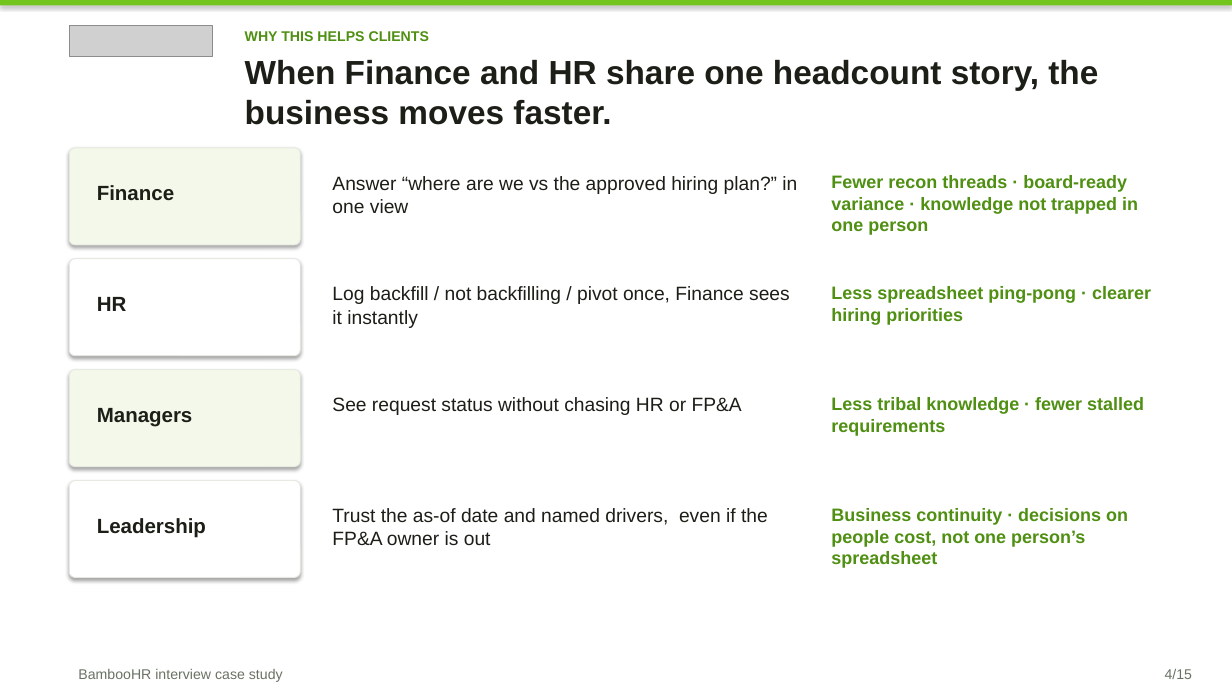
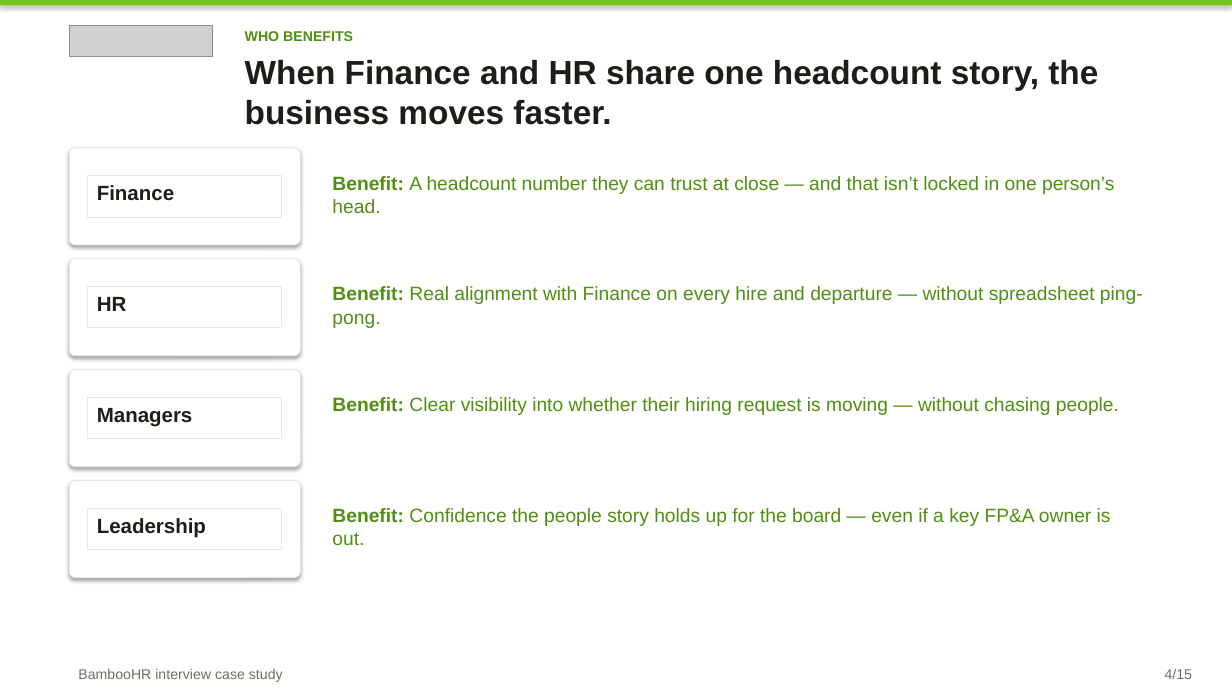
Before and after one commit to Brigdawg/Headcount-Reconciliation, a slide deck: slide 4 of deck/Headcount_Control_Tower_Case_Study.pptx. Drawn at 1232x693 pixels with LibreOffice and Linux fonts; fonts in the diff are those of the drawing; grey boxes stand for pictures. Boxes give left, top, right and bottom in pixels: in the first picture for what was removed or moved away, otherwise in the second. Text is boxed around its words. In the diff, an @@ line names an element or a change of style, - is before the commit and + after.

Commit message:
Simplify the Who Benefits slide to one clear green benefit per role.

```diff
--- a/deck/Headcount_Control_Tower_Case_Study.pptx
+++ b/deck/Headcount_Control_Tower_Case_Study.pptx
@@ text at (245, 31, 353, 41): text changed @@
-WHY THIS HELPS CLIENTS
+WHO BENEFITS
@@ rounded rectangle at (69, 148, 300, 245): fill #F3F8EA to #FFFFFF @@
@@ text removed at (332, 176, 797, 213) @@
-Answer “where are we vs the approved hiring plan?” in one view
@@ text added at (332, 176, 1114, 213), 15 pt, text #4F8F12 @@
+Benefit: A headcount number they can trust at close — and that isn’t locked in one person’s head.
@@ text removed at (831, 175, 1138, 235) @@
-Fewer recon threads · board-ready variance · knowledge not trapped in one person
@@ text removed at (332, 286, 790, 328) @@
-Log backfill / not backfilling / pivot once, Finance sees it instantly
@@ text added at (332, 286, 1143, 328), 15 pt, text #4F8F12 @@
+Benefit: Real alignment with Finance on every hire and departure — without spreadsheet ping-pong.
@@ text removed at (831, 286, 1151, 325) @@
-Less spreadsheet ping-pong · clearer hiring priorities
@@ rounded rectangle at (69, 370, 300, 467): fill #F3F8EA to #FFFFFF @@
@@ text removed at (332, 397, 742, 415) @@
-See request status without chasing HR or FP&A
@@ text added at (332, 397, 1119, 415), 15 pt, text #4F8F12 @@
+Benefit: Clear visibility into whether their hiring request is moving — without chasing people.
@@ text removed at (831, 397, 1144, 436) @@
-Less tribal knowledge · fewer stalled requirements
@@ 4 rectangles: place and size @@
-4 rectangles at (97, 185, 206, 538)
+4 rectangles at (88, 176, 282, 550)
@@ fill none to #FFFFFF; outline none to #E6EAE1 0.75 pt in 4 elements at (88, 176, 282, 217), (88, 287, 282, 328), (88, 397, 282, 439), (88, 508, 282, 550) @@
@@ text at (332, 508, 1111, 545): text changed; text colour #1B1F17 to #4F8F12 @@
-Trust the as-of date and named drivers, even if the FP&A owner is out
+Benefit: Confidence the people story holds up for the board — even if a key FP&A owner is out.
@@ text removed at (831, 508, 1128, 547) @@
-Business continuity · decisions on people cost, not one person’s spreadsheet
```
Also in this commit, not shown: 2 other slides changed.
